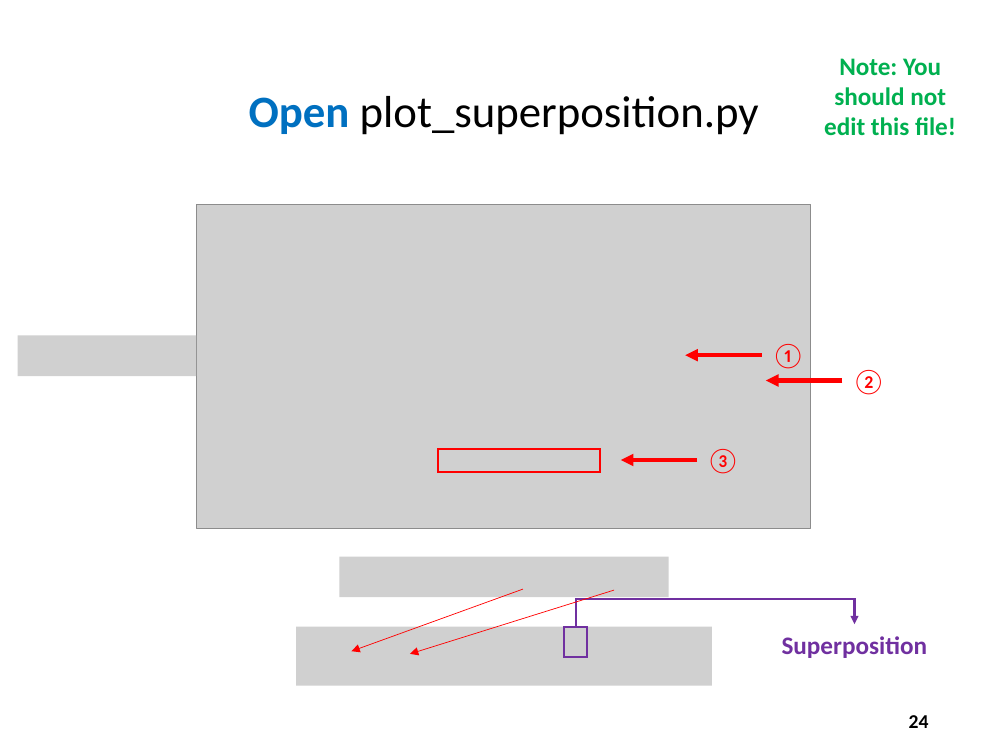
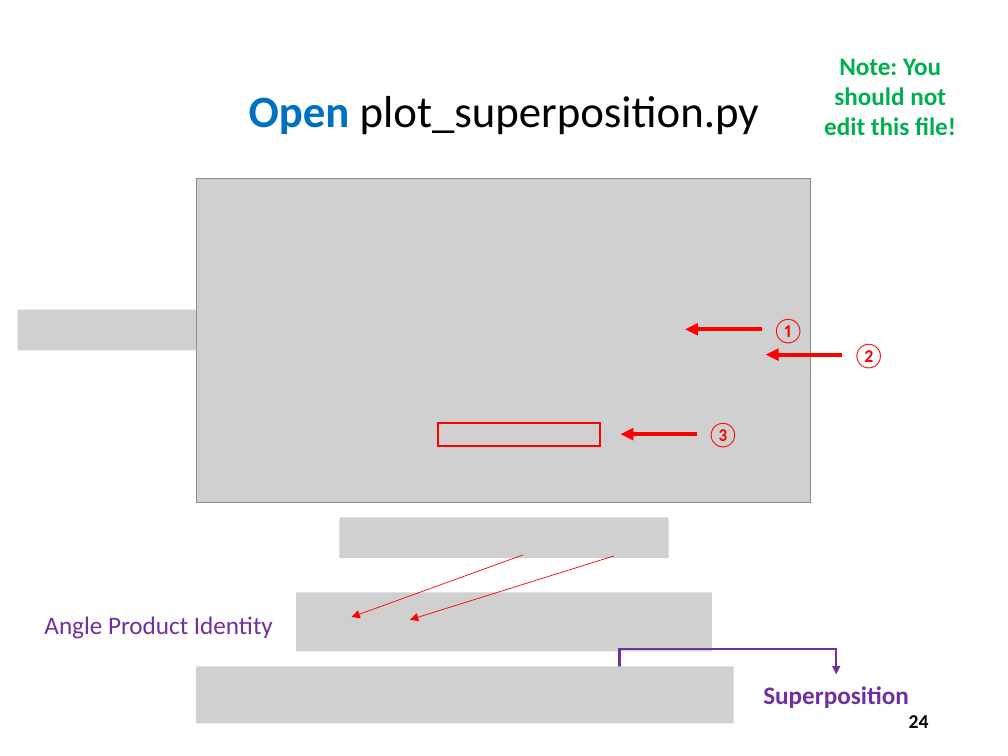
Before and after one commit to dbiersach/scicomp101, a slide deck: slide 24 of Session 06 - Polar Coordinates/Session 06 - Polar Coordinates.pptx. Drawn at 1008x756 pixels with LibreOffice and Linux fonts; fonts in the diff are those of the drawing; grey boxes stand for pictures. Boxes give left, top, right and bottom in pixels: in the first picture for what was removed or moved away, otherwise in the second. Text is boxed around its words. In the diff, an @@ line names an element or a change of style, - is before the commit and + after.

Commit message:
Update superposition

```diff
--- a/Session 06 - Polar Coordinates/Session 06 - Polar Coordinates.pptx
+++ b/Session 06 - Polar Coordinates/Session 06 - Polar Coordinates.pptx
@@ 3 texts, 3 arrows, 2 pictures, 1 rectangle: place and size @@
-3 texts, 3 arrows, 2 pictures, 1 rectangle at box(18, 204, 885, 528)
+3 texts, 3 arrows, 2 pictures, 1 rectangle at box(18, 178, 885, 503)
@@ picture added at box(340, 517, 669, 557) @@
@@ picture removed at box(340, 556, 669, 597) @@
@@ 2 arrows, 1 picture: place and size @@
-2 arrows, 1 picture at box(296, 589, 713, 686)
+2 arrows, 1 picture at box(296, 555, 713, 652)
@@ text added at box(44, 616, 273, 639), 18 pt, text #7030A0 @@
+Angle Product Identity
@@ rectangle removed at box(564, 627, 588, 657) @@
@@ elbow arrow moved from (576, 627) - (855, 624) to (620, 684) - (837, 674) @@
@@ picture added at box(197, 666, 734, 724) @@
@@ text "Superposition": place and size @@
-text "Superposition" at box(782, 636, 928, 658)
+text "Superposition" at box(763, 686, 909, 708)
```
Also in this commit, not shown: 1 other slide changed.
